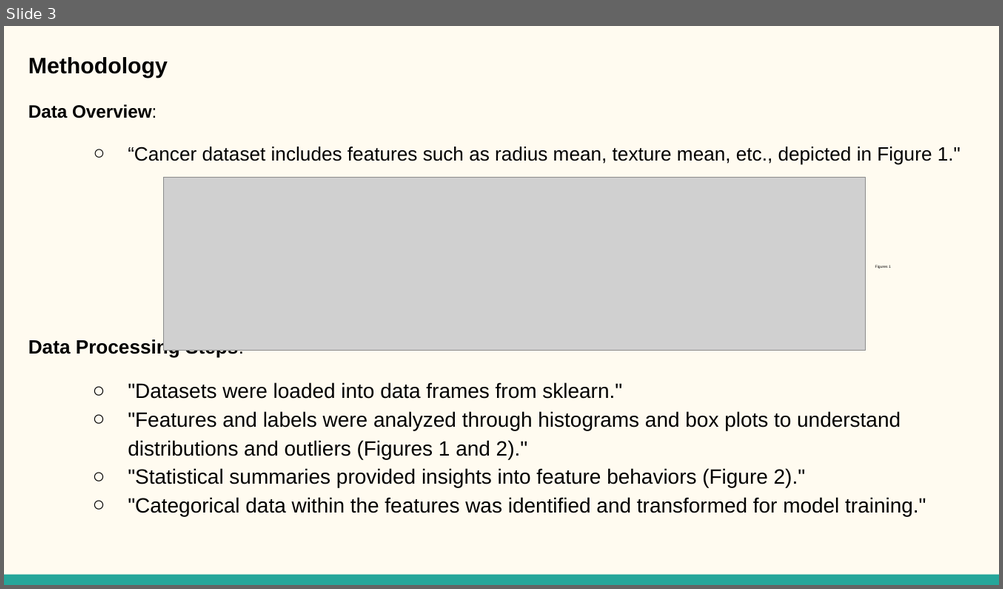
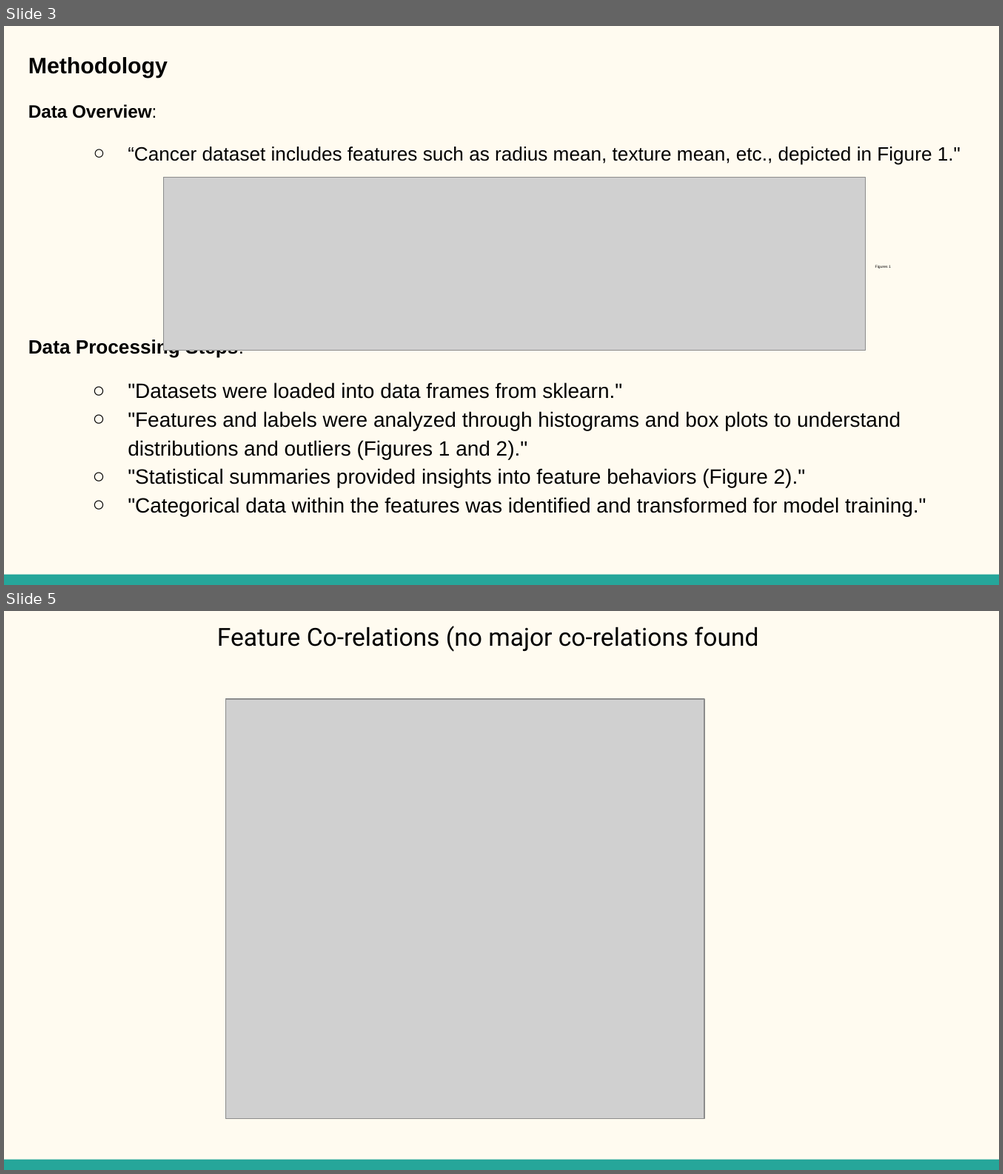
Before and after one commit to steventhestudent/CS4662_Project, a slide deck: Reports/CS 4662 Heart Failure Presentation.pptx. Shown one above the other, each under a label of ours: slide 3 before the commit, slides 3 and 5 after it; the slides between them are not shown. The pictures are 1003x589 and 1003x1174 pixels, drawn with LibreOffice and Linux fonts; fonts in the diff are those of the drawing; grey boxes stand for pictures. Boxes give left, top, right and bottom in pixels: in the first picture for what was removed or moved away, otherwise in the second. Text is boxed around its words. In the diff, an @@ line names an element or a change of style, - is before the commit and + after.

```diff
--- a/Reports/CS 4662 Heart Failure Presentation.pptx
+++ b/Reports/CS 4662 Heart Failure Presentation.pptx
@@ slide 5 added at (4, 611, 999, 1170), background #FFFBF0; not listed: 1 template element that a slide beside it also shows @@
@@ title added at (217, 626, 759, 652), 18 pt, text #000000 @@
+Feature Co-relations (no major co-relations found
@@ picture added at (226, 700, 704, 1119) @@
```
Also in this commit, not shown: 2 slides changed, 4 other slides added, 4 slides removed, 4 other files.
